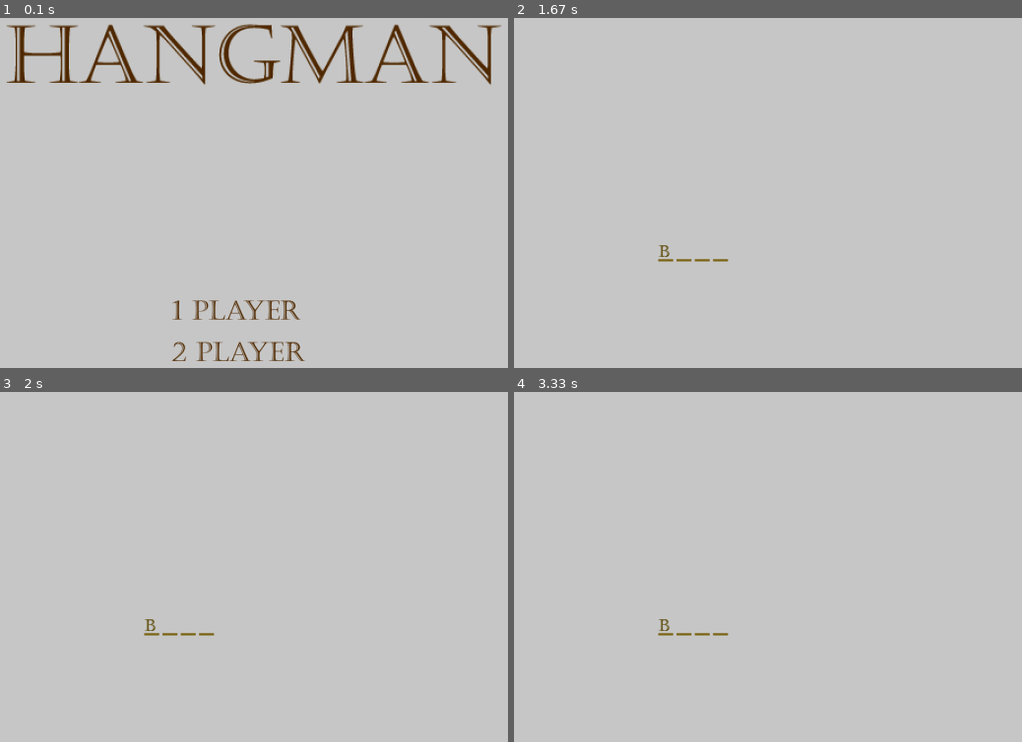
Above: before the commit, frames 1-4 (two rows, left to right).
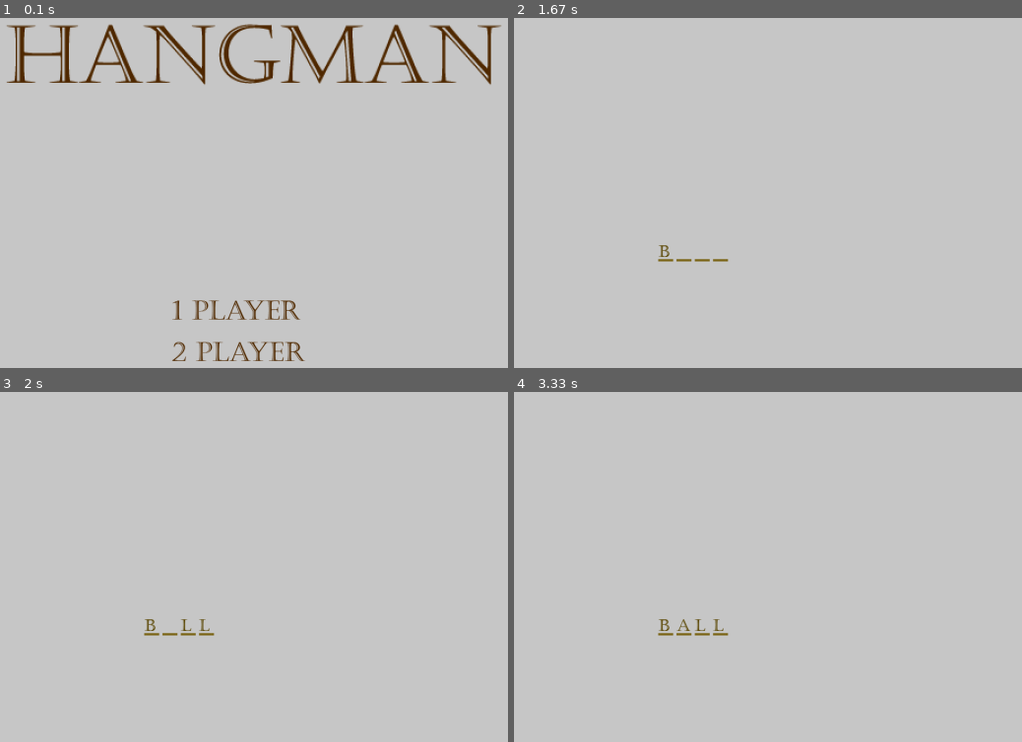
Above: after the commit, the same moments.

Repository: OM3G424747/Pygame_Hangman
Game: pygame game, started from Hangman_Game.py
The game is run twice, just before and just after one commit, with the same random seed, the same clock (stepped at 60 frames per second) and the same inputs.
Inputs (mouse positions are in pixels of both pictures, inside the frame that each line leads up to):
- Up to frame 1 (0.1 s): no input
- Up to frame 2 (1.67 s): click (752, 350) at 0.38 s; click (762, 350) at 0.72 s; tap B at 1 s
- Up to frame 3 (2 s): tap L at 1.83 s
- Up to frame 4 (3.33 s): hold A from 3.17 s (still down)

Frames 1-2 are identical in both runs. In frame 3, less than 0.1% of the frame differs, in the area x 35-42%, y 64-69%; in frame 4, less than 0.1%, in the area x 31-42%, y 64-69%.

Commit message:
Update Hangman_Game.py
updated guessing for loop to always capitalize the letters being compared to the guessed letter list

Diff:
--- a/Hangman_Game.py
+++ b/Hangman_Game.py
@@ -306,6 +306,9 @@
                     Z.X_pos = newX_pos
                     Z.Y_pos = newY_pos
 
+            def KeyboardDisplay():
+                pass #add function to display on screen keyboard
+
             #ToDo - possibly add option for AI difficulty to increase
             if GameMenu == True and OnePlayerGame == False and TwoPlayerGame == False:
                 self.Game_Screen.fill(LightGrey_Colour)
@@ -359,23 +362,23 @@
 
 
 #TODO - Turn into a function for displaying words on screen
-                    Word = Word_List[numSelect]  #TODO - Capatilze word before going into guessing loop!
+                    Word = Word_List[numSelect]
+                     #TODO - Capatilze word before going into guessing loop!
                     X_posList = []
                     Counter = 0
 
+
                     if KeyLetter not in GuessList:
                         GuessList.append(KeyLetter)
-                        print(GuessList)
-                        print(KeyLetter)
+
 
                     for Letter in Word:
                         Letter = Letter
-                        print(Letter.capitalize)
                         Y_pos = 500 #Yposition of where the word will be displayed
                         if Counter >= 1:
                             X_posList.append(X_posList[Counter - 1] + 33)
                             changeLetterPos(Letter, X_posList[Counter], Y_pos )
-                            if Letter in GuessList:
+                            if Letter.capitalize() in GuessList:
                                 displayLetter(Letter)
                             pygame.draw.rect(self.Game_Screen, (123,101,21), [X_posList[Counter],Y_pos + 25,27,4]) #sets surface, colour and X-pos,Y-pos+size for the rectangle to be drawn
                             Counter = Counter + 1
@@ -385,7 +388,7 @@
                         elif Counter == 0:
                             X_posList.append(600) # set starting postion of first letter
                             changeLetterPos(Letter ,X_posList[Counter], Y_pos)
-                            if Letter in GuessList:
+                            if Letter.capitalize() in GuessList:
                                 displayLetter(Letter)
                             pygame.draw.rect(self.Game_Screen, (123,101,21), [X_posList[Counter],Y_pos + 25,27,4]) #sets surface, colour and X-pos,Y-pos+size for the rectangle to be drawn
                             Counter = Counter + 1
